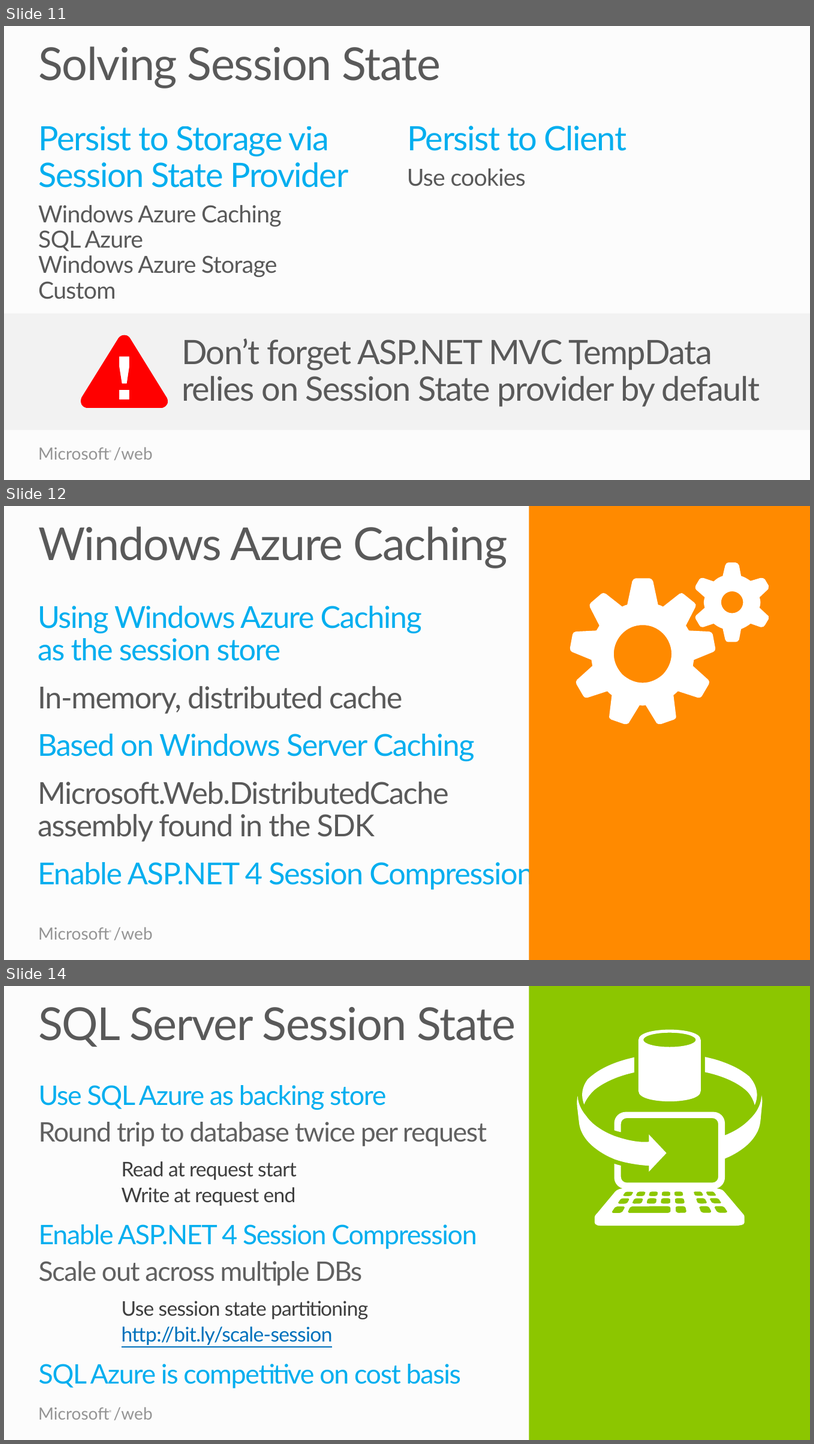
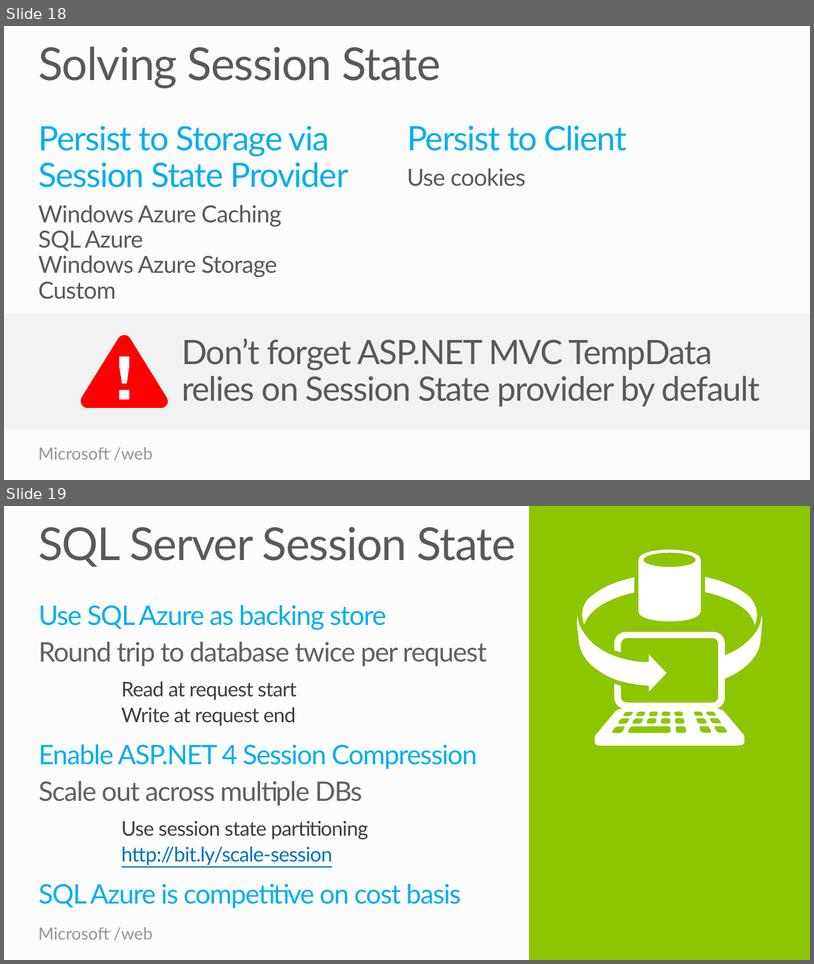
Before and after one commit to Microsoft-Web/WebTK-Presentations, a slide deck: DeployWebAppsToCloud/DeployWebAppsToCloud.pptx. Shown one above the other, each under a label of ours: slides 11, 12 and 14 before the commit, slides 18 and 19 after it; the slides between them are not shown. The pictures are 814x1444 and 814x964 pixels, drawn with LibreOffice and Linux fonts; fonts in the diff are those of the drawing. Boxes give left, top, right and bottom in pixels: in the first picture for what was removed or moved away, otherwise in the second. Text is boxed around its words. In the diff, an @@ line names an element or a change of style, - is before the commit and + after.

Commit message:
added more content to the azure deck

```diff
--- a/DeployWebAppsToCloud/DeployWebAppsToCloud.pptx
+++ b/DeployWebAppsToCloud/DeployWebAppsToCloud.pptx
@@ slide 12 removed at bbox=[4, 506, 810, 960], background #FCFCFC; not listed: 2 template elements that a slide beside it also shows @@
@@ rectangle removed at bbox=[529, 506, 810, 960] @@
@@ title removed at bbox=[38, 526, 508, 568] @@
-Windows Azure Caching
@@ freeform shape removed at bbox=[695, 562, 769, 642] @@
@@ freeform shape removed at bbox=[570, 579, 716, 725] @@
@@ text removed at bbox=[38, 606, 534, 889] @@
-Using Windows Azure Caching
-as the session store
-In-memory, distributed cache
-Based on Windows Server Caching
-Microsoft.Web.DistributedCache
-assembly found in the SDK
-Enable ASP.NET 4 Session Compression
@@ what was slide 11 is now slide 18 @@
@@ what was slide 14 is now slide 19 @@
```
Also in this commit, not shown: 4 slides changed, 7 slides added, 1 other slide removed.
